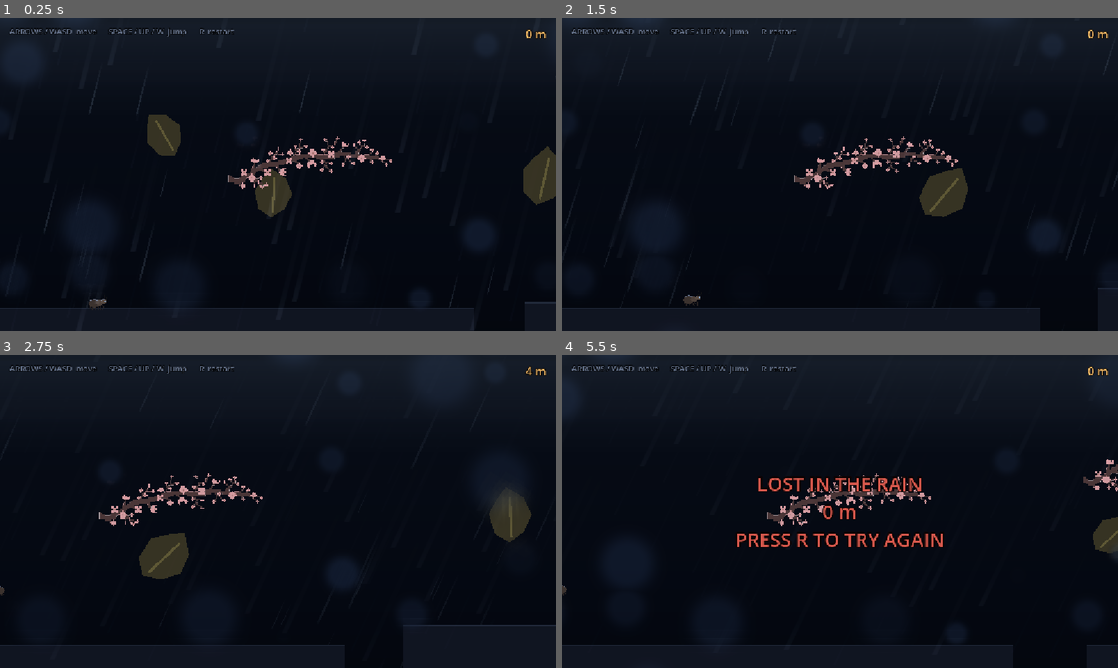
Above: before the commit, frames 1-4 (two rows, left to right).
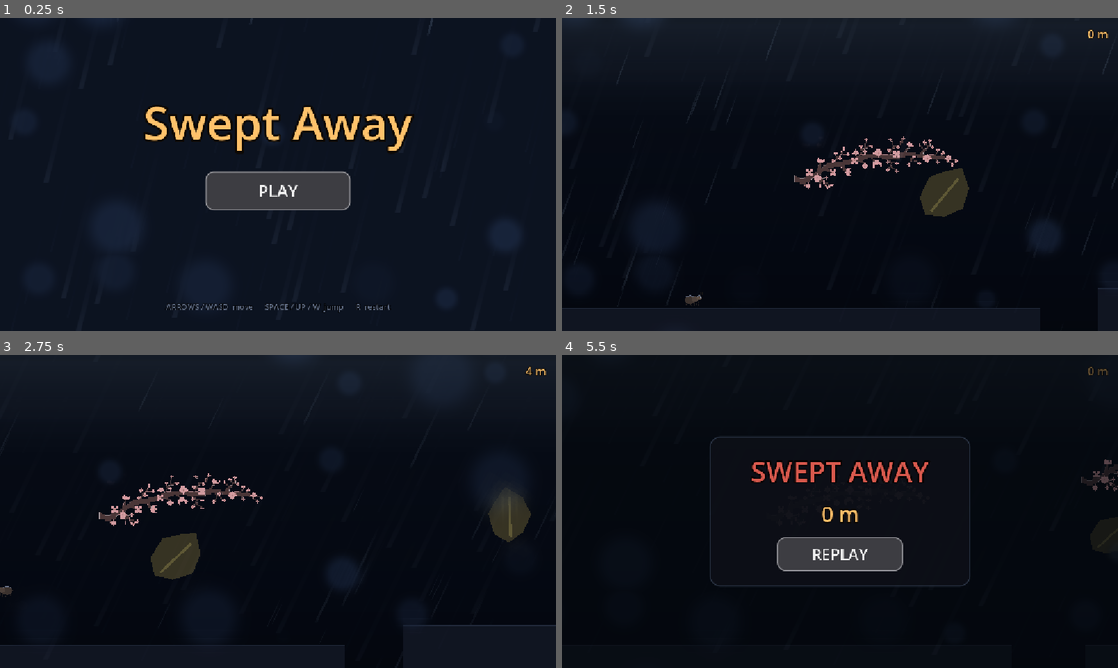
Above: after the commit, the same moments.

Repository: Dodge100/jame-gam
Game: Godot game, scene res://scenes/menu.tscn
Same seed, same stepped clock (60 frames per second), same inputs: the game is played once before the commit and once after it. Before the commit the project starts from res://main.tscn.
Inputs (mouse positions are in pixels of both pictures, inside the frame that each line leads up to):
- Up to frame 1 (0.25 s): no input
- Up to frame 2 (1.5 s): click (840, 190) at 0.5 s, where only the run after the commit has a clickable "PLAY"; tap R (restart) at 1.25 s; hold D (move_right) from 1.28 s (still down); tap Space (jump) at 1.35 s
- Up to frame 3 (2.75 s): tap Space (jump) at 1.52, 1.82, 2.1, 2.27, 2.57 s; release D (move_right) at 2.03 s; hold A (move_left) from 2.03 s (still down)
- Up to frame 4 (5.5 s): tap R (restart) at 2.75, 4.9 s; release A (move_left) at 2.78 s; hold D (move_right) 2.78-4.28 s; tap Space (jump) at 2.85, 3.6, 3.77, 4.07, 4.35, 4.52, 4.82, 5.1, 5.27 s; hold A (move_left) from 4.28 s (still down)

The runs differ from the first frame. In frame 1, 11% of the frame differs, in the area x 0-100%, y 0-94%; in frame 2, 0.4%; in frame 3, 1.1%; in frame 4, 6.8%.

Commit message:
adding menu

Diff:
--- a/main.gd
+++ b/main.gd
@@ -1,7 +1,9 @@
 extends Node2D
 
 @onready var _distance_label: Label = $UI/DistanceLabel
-@onready var _lose: Label = $UI/LoseLabel
+@onready var _over: Control = $UI/GameOver
+@onready var _over_distance: Label = $UI/GameOver/Center/Card/Rows/Distance
+@onready var _replay_button: Button = $UI/GameOver/Center/Card/Rows/Replay
 @onready var _level: Node2D = $Level
 @onready var _player: Node2D = $Player
 @onready var _rain: GPUParticles2D = $Level/WorldRain
@@ -11,14 +13,14 @@
 var _distance := 0
 
 func _ready() -> void:
-	_lose.visible = false
+	_over.visible = false
 	_distance_label.text = "0 m"
 	process_mode = Node.PROCESS_MODE_ALWAYS
 	_player.process_mode = Node.PROCESS_MODE_PAUSABLE
 	_level.process_mode = Node.PROCESS_MODE_PAUSABLE
 
 func _process(_delta: float) -> void:
-	# Keep the emitter fixed so its collision transform stays stable.
+	# keep the emitter fixed so its collision transform stays stable
 	var offset: float = (_player.view_left() + _player.view_right()) * 0.5 - _rain.global_position.x
 	_rain_material.emission_shape_offset.x = offset
 	_rain.visibility_rect.position.x = offset - 1200.0
@@ -34,12 +36,20 @@
 
 func _unhandled_input(event: InputEvent) -> void:
 	if event.is_action_pressed("restart"):
-		get_tree().paused = false
-		get_tree().reload_current_scene()
+		_replay()
+
+# the menu clears away and the runner drops into the storm
+func _on_replay_pressed() -> void:
+	_replay()
+
+func _replay() -> void:
+	get_tree().paused = false
+	get_tree().reload_current_scene()
 
 func _die() -> void:
 	_dead = true
-	_lose.text = "LOST IN THE RAIN\n%d m\nPRESS R TO TRY AGAIN" % _distance
-	_lose.visible = true
 	_rain.visible = false
+	_over_distance.text = "%d m" % _distance
+	_over.visible = true
+	_replay_button.grab_focus()
 	get_tree().paused = true
--- a/main.tscn
+++ b/main.tscn
@@ -1,9 +1,58 @@
-[gd_scene load_steps=5 format=3 uid="e55aa66bb7788cc9"]
+[gd_scene load_steps=10 format=3 uid="e55aa66bb7788cc9"]
 
 [ext_resource path="res://scenes/Level.tscn" type="PackedScene" id="1"]
 [ext_resource path="res://scenes/Player.tscn" type="PackedScene" id="2"]
 [ext_resource path="res://scenes/ViewportRain.tscn" type="PackedScene" id="3"]
 [ext_resource path="res://main.gd" type="Script" id="4"]
+
+[sub_resource type="StyleBoxFlat" id="card_panel"]
+bg_color = Color(0.05, 0.06, 0.09, 0.9)
+border_width_left = 2
+border_width_top = 2
+border_width_right = 2
+border_width_bottom = 2
+border_color = Color(0.3, 0.36, 0.46, 0.5)
+corner_radius_top_left = 20
+corner_radius_top_right = 20
+corner_radius_bottom_right = 20
+corner_radius_bottom_left = 20
+content_margin_left = 40.0
+content_margin_top = 32.0
+content_margin_right = 40.0
+content_margin_bottom = 32.0
+
+[sub_resource type="StyleBoxFlat" id="btn_normal"]
+bg_color = Color(0.24, 0.24, 0.26, 1)
+corner_radius_top_left = 16
+corner_radius_top_right = 16
+corner_radius_bottom_right = 16
+corner_radius_bottom_left = 16
+
+[sub_resource type="StyleBoxFlat" id="btn_hover"]
+bg_color = Color(0.29, 0.29, 0.31, 1)
+corner_radius_top_left = 16
+corner_radius_top_right = 16
+corner_radius_bottom_right = 16
+corner_radius_bottom_left = 16
+
+[sub_resource type="StyleBoxFlat" id="btn_pressed"]
+bg_color = Color(0.19, 0.19, 0.21, 1)
+corner_radius_top_left = 16
+corner_radius_top_right = 16
+corner_radius_bottom_right = 16
+corner_radius_bottom_left = 16
+
+[sub_resource type="StyleBoxFlat" id="btn_focus"]
+draw_center = false
+border_width_left = 2
+border_width_top = 2
+border_width_right = 2
+border_width_bottom = 2
+border_color = Color(0.62, 0.62, 0.64, 0.9)
+corner_radius_top_left = 16
+corner_radius_top_right = 16
+corner_radius_bottom_right = 16
+corner_radius_bottom_left = 16
 
 [node name="Main" type="Node2D"]
 script = ExtResource("4")
@@ -17,15 +66,6 @@
 
 [node name="UI" type="CanvasLayer" parent="."]
 layer = 1000
-
-[node name="Instructions" type="Label" parent="UI"]
-position = Vector2(20, 16)
-size = Vector2(620, 30)
-theme_override_font_sizes/font_size = 16
-theme_override_colors/font_color = Color(0.55, 0.62, 0.75, 0.7)
-theme_override_colors/font_outline_color = Color(0, 0, 0, 0.7)
-theme_override_constants/outline_size = 6
-text = "ARROWS / WASD  move      SPACE / UP / W  jump      R  restart"
 
 [node name="DistanceLabel" type="Label" parent="UI"]
 anchors_preset = 1
@@ -43,17 +83,60 @@
 horizontal_alignment = 2
 text = "0 m"
 
-[node name="LoseLabel" type="Label" parent="UI" visible=false]
+[node name="GameOver" type="Control" parent="UI" visible=false]
 anchors_preset = 15
 anchor_right = 1.0
 anchor_bottom = 1.0
 grow_horizontal = 2
 grow_vertical = 2
-theme_override_font_sizes/font_size = 40
+
+[node name="Dim" type="ColorRect" parent="UI/GameOver"]
+anchors_preset = 15
+anchor_right = 1.0
+anchor_bottom = 1.0
+grow_horizontal = 2
+grow_vertical = 2
+color = Color(0.015, 0.03, 0.05, 0.62)
+
+[node name="Center" type="CenterContainer" parent="UI/GameOver"]
+anchors_preset = 15
+anchor_right = 1.0
+anchor_bottom = 1.0
+grow_horizontal = 2
+grow_vertical = 2
+
+[node name="Card" type="PanelContainer" parent="UI/GameOver/Center"]
+theme_override_styles/panel = SubResource("card_panel")
+
+[node name="Rows" type="VBoxContainer" parent="UI/GameOver/Center/Card"]
+custom_minimum_size = Vector2(460, 0)
+theme_override_constants/separation = 18
+
+[node name="Title" type="Label" parent="UI/GameOver/Center/Card/Rows"]
+theme_override_font_sizes/font_size = 58
 theme_override_colors/font_color = Color(0.85, 0.35, 0.3, 1)
-theme_override_colors/font_outline_color = Color(0.05, 0.01, 0.01, 0.9)
+theme_override_colors/font_outline_color = Color(0.03, 0.01, 0.01, 0.95)
 theme_override_constants/outline_size = 12
 horizontal_alignment = 1
-vertical_alignment = 1
-text = "LOST IN THE RAIN
-PRESS R TO TRY AGAIN"
+text = "SWEPT AWAY"
+
+[node name="Distance" type="Label" parent="UI/GameOver/Center/Card/Rows"]
+theme_override_font_sizes/font_size = 44
+theme_override_colors/font_color = Color(1, 0.76, 0.42, 1)
+theme_override_colors/font_outline_color = Color(0.05, 0.03, 0.01, 0.9)
+theme_override_constants/outline_size = 8
+horizontal_alignment = 1
+text = "0 m"
+
+[node name="Replay" type="Button" parent="UI/GameOver/Center/Card/Rows"]
+custom_minimum_size = Vector2(260, 70)
+size_flags_horizontal = 4
+theme_override_font_sizes/font_size = 32
+theme_override_colors/font_color = Color(0.86, 0.86, 0.89, 1)
+theme_override_styles/normal = SubResource("btn_normal")
+theme_override_styles/hover = SubResource("btn_hover")
+theme_override_styles/pressed = SubResource("btn_pressed")
+theme_override_styles/focus = SubResource("btn_focus")
+text = "REPLAY"
+
+[connection signal="pressed" from="UI/GameOver/Center/Card/Rows/Replay" to="." method="_on_replay_pressed"]
--- a/project.godot
+++ b/project.godot
@@ -10,8 +10,8 @@
 
 [application]
 
-config/name="jame gam 1"
-run/main_scene="res://main.tscn"
+config/name="Swept Away"
+run/main_scene="res://scenes/menu.tscn"
 config/features=PackedStringArray("4.7", "GL Compatibility")
 config/icon="res://icon.svg"
 
--- /dev/null
+++ b/scenes/menu.gd
@@ -0,0 +1,10 @@
+extends Control
+
+@onready var _play: Button = $UI/Play
+
+func _ready() -> void:
+	_play.grab_focus()
+
+# the menu clears away and the runner drops into the storm
+func _on_play_pressed() -> void:
+	get_tree().change_scene_to_file("res://main.tscn")
--- /dev/null
+++ b/scenes/menu.tscn
@@ -0,0 +1,128 @@
+[gd_scene load_steps=8 format=3]
+
+[ext_resource type="Script" path="res://scenes/menu.gd" id="1"]
+[ext_resource path="res://scenes/WorldRain.tscn" type="PackedScene" id="2"]
+[ext_resource path="res://scenes/ViewportRain.tscn" type="PackedScene" id="3"]
+
+[sub_resource type="StyleBoxFlat" id="sb_normal"]
+bg_color = Color(0.24, 0.24, 0.26, 1)
+corner_radius_top_left = 16
+corner_radius_top_right = 16
+corner_radius_bottom_right = 16
+corner_radius_bottom_left = 16
+
+[sub_resource type="StyleBoxFlat" id="sb_hover"]
+bg_color = Color(0.29, 0.29, 0.31, 1)
+corner_radius_top_left = 16
+corner_radius_top_right = 16
+corner_radius_bottom_right = 16
+corner_radius_bottom_left = 16
+
+[sub_resource type="StyleBoxFlat" id="sb_pressed"]
+bg_color = Color(0.19, 0.19, 0.21, 1)
+corner_radius_top_left = 16
+corner_radius_top_right = 16
+corner_radius_bottom_right = 16
+corner_radius_bottom_left = 16
+
+[sub_resource type="StyleBoxFlat" id="sb_focus"]
+draw_center = false
+border_width_left = 2
+border_width_top = 2
+border_width_right = 2
+border_width_bottom = 2
+border_color = Color(0.62, 0.62, 0.64, 0.9)
+corner_radius_top_left = 16
+corner_radius_top_right = 16
+corner_radius_bottom_right = 16
+corner_radius_bottom_left = 16
+
+[node name="Menu" type="Control"]
+anchors_preset = 15
+anchor_right = 1.0
+anchor_bottom = 1.0
+grow_horizontal = 2
+grow_vertical = 2
+script = ExtResource("1")
+
+[node name="Backdrop" type="ColorRect" parent="."]
+anchors_preset = 15
+anchor_right = 1.0
+anchor_bottom = 1.0
+grow_horizontal = 2
+grow_vertical = 2
+color = Color(0.05, 0.07, 0.105, 1)
+
+[node name="WorldRain" parent="." instance=ExtResource("2")]
+position = Vector2(640, -430)
+
+[node name="ViewportRain" parent="." instance=ExtResource("3")]
+
+[node name="StreakMist" parent="ViewportRain" index="0"]
+mouse_filter = 2
+
+[node name="StreakNear" parent="ViewportRain" index="1"]
+mouse_filter = 2
+
+[node name="DropsSmall" parent="ViewportRain" index="2"]
+mouse_filter = 2
+
+[node name="DropsLarge" parent="ViewportRain" index="3"]
+mouse_filter = 2
+
+[node name="BlurPatches" parent="ViewportRain" index="4"]
+mouse_filter = 2
+
+[node name="UI" type="CanvasLayer" parent="."]
+layer = 1000
+
+[node name="Title" type="Label" parent="UI"]
+anchors_preset = 10
+anchor_right = 1.0
+offset_top = 150.0
+offset_bottom = 290.0
+grow_horizontal = 2
+theme_override_font_sizes/font_size = 96
+theme_override_colors/font_color = Color(1, 0.76, 0.42, 1)
+theme_override_colors/font_outline_color = Color(0.05, 0.03, 0.01, 0.95)
+theme_override_constants/outline_size = 16
+horizontal_alignment = 1
+text = "Swept Away"
+
+[node name="Play" type="Button" parent="UI"]
+anchors_preset = 8
+anchor_left = 0.5
+anchor_top = 0.5
+anchor_right = 0.5
+anchor_bottom = 0.5
+offset_left = -150.0
+offset_top = -6.0
+offset_right = 150.0
+offset_bottom = 74.0
+grow_horizontal = 2
+grow_vertical = 2
+theme_override_font_sizes/font_size = 34
+theme_override_colors/font_color = Color(0.86, 0.86, 0.89, 1)
+theme_override_styles/normal = SubResource("sb_normal")
+theme_override_styles/hover = SubResource("sb_hover")
+theme_override_styles/pressed = SubResource("sb_pressed")
+theme_override_styles/focus = SubResource("sb_focus")
+text = "PLAY"
+
+[node name="Hint" type="Label" parent="UI"]
+anchors_preset = 12
+anchor_top = 1.0
+anchor_right = 1.0
+anchor_bottom = 1.0
+offset_top = -62.0
+offset_bottom = -26.0
+grow_horizontal = 2
+grow_vertical = 0
+theme_override_font_sizes/font_size = 16
+theme_override_colors/font_color = Color(0.55, 0.62, 0.75, 0.66)
+theme_override_colors/font_outline_color = Color(0, 0, 0, 0.7)
+theme_override_constants/outline_size = 6
+horizontal_alignment = 1
+text = "ARROWS / WASD  move      SPACE / UP / W  jump      R  restart"
+
+[connection signal="pressed" from="UI/Play" to="." method="_on_play_pressed"]
--- a/scripts/RainWind.gd
+++ b/scripts/RainWind.gd
@@ -39,6 +39,9 @@
 var _streak_mats: Array = []   # streak layer materials
 var _streak_bases: Array[float] = []
 var _rain_color := Color.WHITE
+# bound identities; base values recapture only when the device set changes
+var _streak_bound: Array = []
+var _particle_bound = null
 var _particle_mat = null       # world rain material
 var _patch_mat = null          # blur patch material
 
@@ -194,8 +197,12 @@
 		progress_m = 0.0
 		_progress_prime = false
 	# remember the authored values so gusts can scale them without drift
-	_streak_bases.clear()
-	for m in _streak_mats:
-		_streak_bases.append(float(m.get_shader_parameter("intensity")))
-	if _particle_mat != null:
+	# only fresh binds may capture; rereading mutated values compounds gusts
+	if _streak_mats != _streak_bound:
+		_streak_bound = _streak_mats.duplicate()
+		_streak_bases.clear()
+		for m in _streak_mats:
+			_streak_bases.append(float(m.get_shader_parameter("intensity")))
+	if _particle_mat != null and _particle_mat != _particle_bound:
+		_particle_bound = _particle_mat
 		_rain_color = _particle_mat.color
Not shown, added: scenes/Leaf.gd.uid
